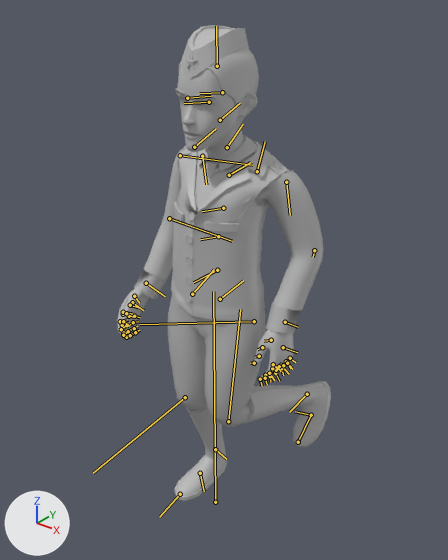
Renders of the FBX model Inter/Assets/Animations/Personagens/Models/Inimigo/inimg_walk_drunk.fbx from each side of a commit.
One viewpoint serves both versions: a camera (50 mm lens) standing at (1.3, -1.566, 2.069) and looking at (-0.034, 0.101, 1.035). Lighting does not change. The marker at lower left points along +X, +Y and +Z. Both versions are drawn at frame 5 of the action 'Take 001'; the numbers are the values there. The bones that bend it are drawn over the model as lines.

The first picture shows 'inimg:curve2'.
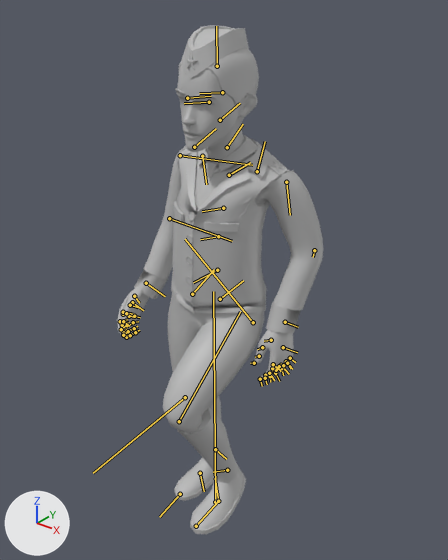
Scene script edits in JSON lines:
```json
{"block": "bone_inimg_esq_femor", "where": "bone_inimg_esq_femor = bpy.data.objects['inimg:nurbsCircle10'].pose.bones['inimg:esq_femor']  # child of 'inimg:hips'"}
{"op": "set", "path": "bone_inimg_esq_femor.location", "old": "(0.0, 0.0, 0.0)", "new": "(0.1, 0.6, -0.5)"}
{"op": "set", "path": "bone_inimg_esq_femor.rotation_quaternion", "old": "(1.0, 0.0, 0.0, 0.0)", "new": "(0.916, -0.033, 0.159, 0.367)", "note": "degrees (0, 0, 0) -> degrees (3, 18, 44)"}
```

What differs and where, as boxes (x1, y1, x2, y2) in the pictures (448 x 560 px):
```json
{"object": "inimg:curve2", "change": "posed", "before": [117, 25, 331, 501], "after": [117, 25, 323, 534], "on screen": "7% taller"}
{"bone": "inimg:esq_femor", "before": "(254, 321) to (139, 324)", "after": "(253, 322) to (185, 239)"}
```
